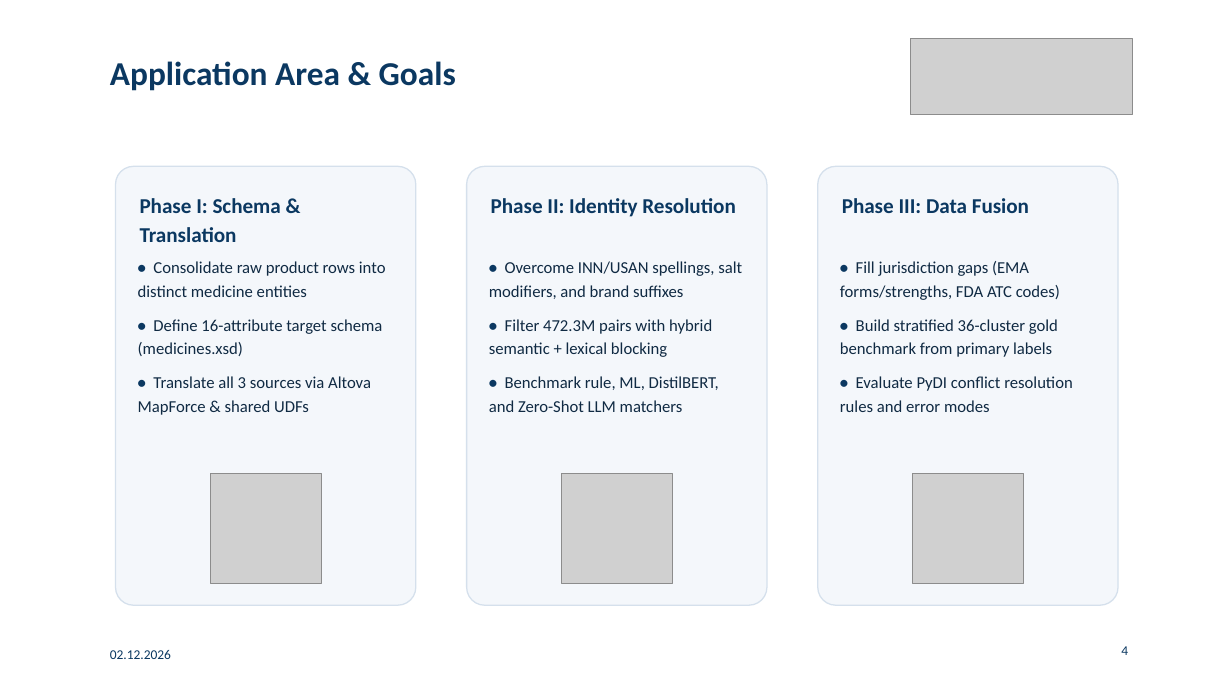
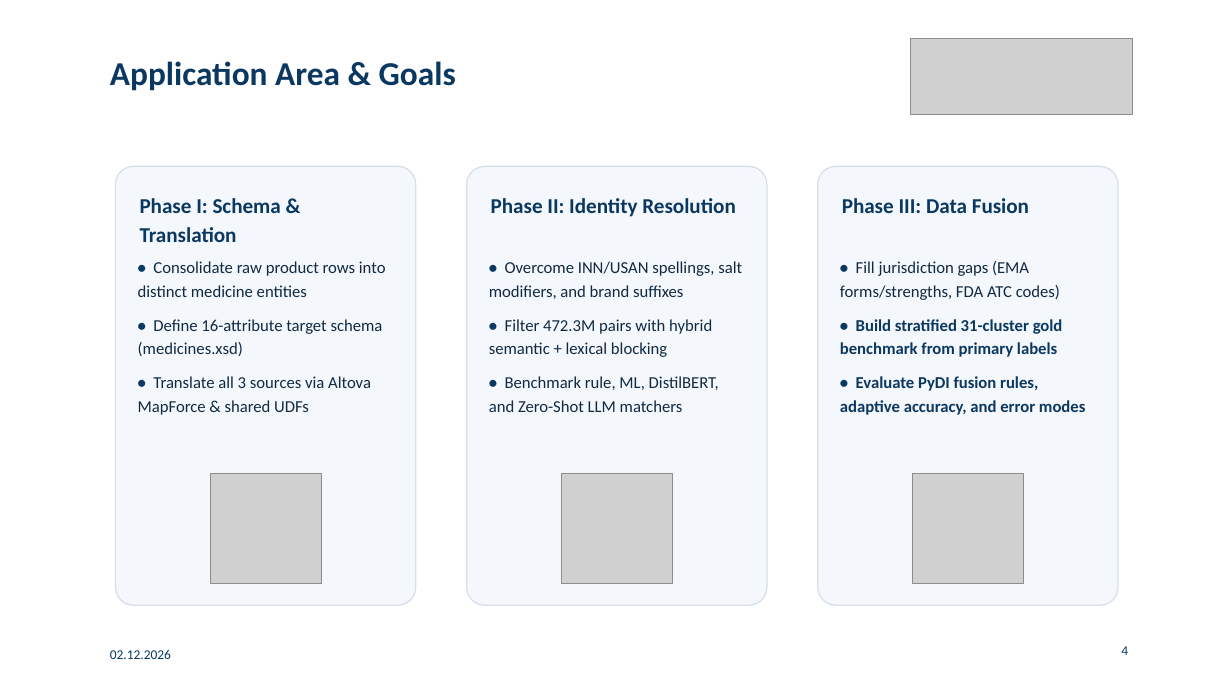
Before and after one commit to gabegagster/wdi-drug-integration, a slide deck: slide 4 of docs/presentation/wdi_drug_integration_presentation.pptx. Drawn at 1232x693 pixels with LibreOffice and Linux fonts; fonts in the diff are those of the drawing; grey boxes stand for pictures. Boxes give left, top, right and bottom in pixels: in the first picture for what was removed or moved away, otherwise in the second. Text is boxed around its words. In the diff, an @@ line names an element or a change of style, - is before the commit and + after.

```diff
--- a/docs/presentation/wdi_drug_integration_presentation.pptx
+++ b/docs/presentation/wdi_drug_integration_presentation.pptx
@@ text at bbox=[840, 319, 1085, 415]: text changed; text colour #102A43 to #0B3861; bold on @@
-• Build stratified 36-cluster gold benchmark from primary labels
-• Evaluate PyDI conflict resolution rules and error modes
+• Build stratified 31-cluster gold benchmark from primary labels
+• Evaluate PyDI fusion rules, adaptive accuracy, and error modes
```
Also in this commit, not shown: 9 other slides changed, 13 other files.
